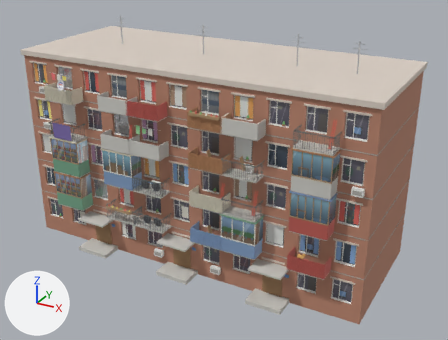
Two versions of the glTF model assets/models/courtyard/brick_khrushchevka.glb, one commit apart.
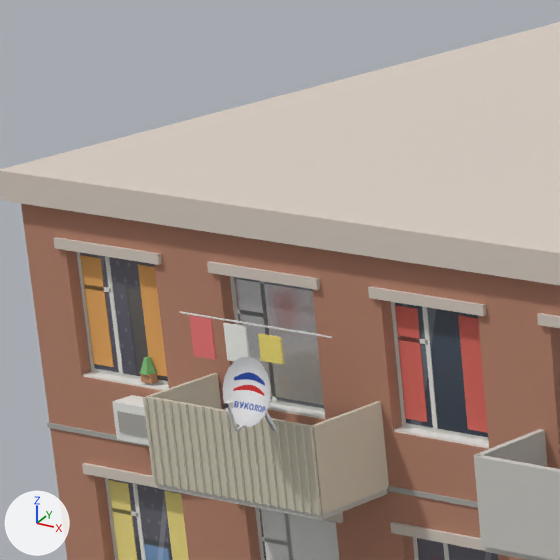
The first picture shows the older version from a camera (50 mm lens) standing at (20.9, -36.8, 24.4) and looking at (1.2, -1.0, 6.5). The close-ups show the older and then the newer version on the part from 5% to 25% of the width and 7% to 33% of the height of that picture. Only the edits that show in the close-ups are written down. Lighting does not change. The marker at lower left points along +X, +Y and +Z. Vertices at exactly the same position are counted once.

Objects in the first close-up: 'brick_khrushchevka'.
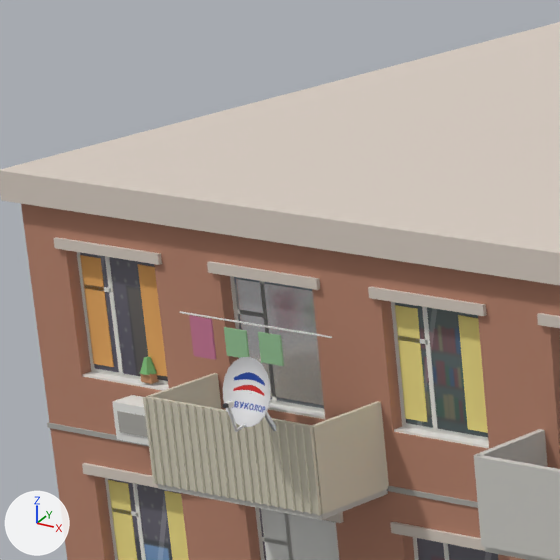
What the commit changed:
Material 'CL3' (mat_cl3) changes colour from yellow #f9e77c to greyish green #97c597; in linear values from (0.95, 0.8, 0.2) to (0.311, 0.56, 0.311).
Material 'CL10' (mat_cl10) is new.
Its base color is (0.157, 0.523, 0.442) (cyan #6ebfb1).
Its roughness is 0.9.
Material 'CL8' (mat_cl8) is new.
Its base color is (0.859, 0.399, 0.139) (orange #eea968).
Its roughness is 0.9.
Material 'CL11' (mat_cl11) is new.
Its base color is (0.586, 0.19, 0.311) (pink #c97997).
Its roughness is 0.9.
me_brick_khrushchevka is used by ob_brick_khrushchevka; location (0.0, 0.0, 0.0).
me_brick_khrushchevka had 11878 vertices, 17572 faces and spanned x -13.1..13.1, y -7.0..5.4, z 0.0..16.5.
me_brick_khrushchevka now has 11898 vertices, 17604 faces and spans x -13.1..13.1, y -7.0..5.4, z 0.0..16.5.
me_brick_khrushchevka part 1: 78 kept faces spanning x -10.3..10.9, y -6.2..-4.9, z 4.3..13.6 get new texture (UV) coordinates.
me_brick_khrushchevka part 2: 24 faces spanning x -7.6..-6.4, y -4.9, z 12.2..13.5 switch from mat_ccurt2 (red #e16c61) to mat_ccurt1 (yellow #f6e589).
me_brick_khrushchevka part 3: 12 faces spanning x -9.5..-9.2, y -5.6..-5.5, z 12.8..13.2 switch from mat_cl1 (white #f9f9f3) to mat_cl3 (greyish green #97c597).
me_brick_khrushchevka part 4: 12 faces spanning x -10.0..-9.7, y -5.6..-5.5, z 12.8..13.2 switch from mat_cl0 (pink #f37c7c) to mat_cl11 (pink #c97997).
Edits to the shape of me_brick_khrushchevka do not show in these pictures.
me_brick_khrushchevka no longer uses material mat_cl4 (green #aae1aa).
me_brick_khrushchevka gains material mat_cl8 (orange #eea968).
me_brick_khrushchevka gains material mat_cl10 (cyan #6ebfb1).

Changed parts and their boxes [x1, y1, x2, y2] in the close-ups (560 x 560 px):
'brick_khrushchevka', recoloured, reshaped: [0, 22, 560, 560] in both
part 1 of me_brick_khrushchevka, surface changed: [395, 302, 488, 437] in both
part 2 of me_brick_khrushchevka, recoloured (red to yellow): [395, 305, 488, 433] in both
part 3 of me_brick_khrushchevka, recoloured (white to greyish green): [224, 327, 250, 358] in both
part 4 of me_brick_khrushchevka, recoloured: [189, 315, 216, 360] in both
